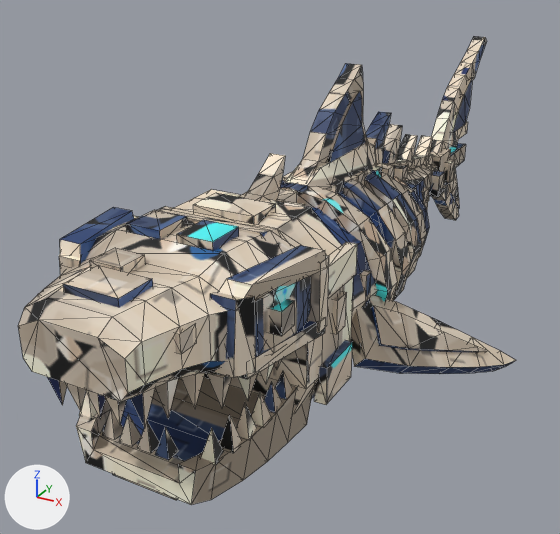
Two versions of the FBX model assets/SkeletalShark/fbx/SkeletalShark_Idle.fbx, one commit apart.
One viewpoint serves both versions: a 50 mm camera at (0.0504, -0.1208, 0.0668) aimed at (-0.0096, -0.0116, 0.0122). Every picture has the same lights, and +X, +Y and +Z are marked at lower left. The first picture is the older version. Mesh edges are drawn as thin lines. Where no turn or scale is listed for an object, it has been applied to the vertices. Vertices at exactly the same position are counted once.

In view in the first picture: 'SkeletalShark'.
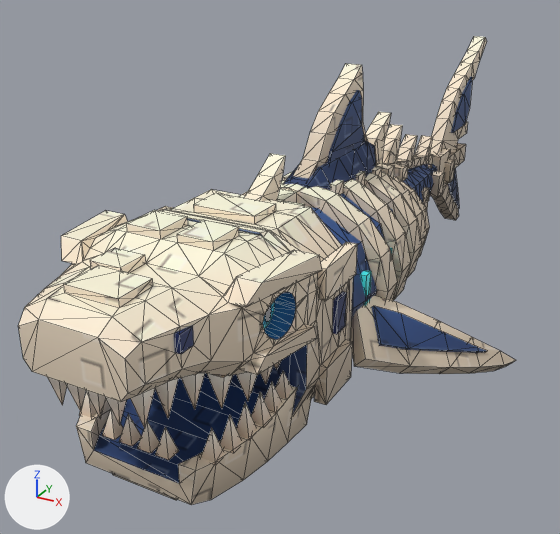
Changed parts and their boxes [x1, y1, x2, y2] in the pictures (560 x 534 px; the box of a moved part takes in the faces that stretch with it):
part 1 of me_skeletalshark, added (mostly hidden): after [263, 302, 274, 328]
part 2 of me_skeletalshark, added: after [265, 305, 271, 322]
part 3 of me_skeletalshark, deleted: before [270, 299, 295, 336]
part 4 of me_skeletalshark, moved or reshaped: before [59, 204, 353, 414]; after [47, 189, 353, 415]
part 5 of me_skeletalshark, surface changed: [18, 36, 516, 505] in both

The edits, one by one:
me_skeletalshark is used by ob_skeletalshark; location (0.0, 0.0, 0.0).
me_skeletalshark had 1726 vertices, 3026 faces and spanned x -0.0317..0.0317, y -0.072..0.0708, z 0.0003..0.0468.
me_skeletalshark now has 1931 vertices, 3534 faces and spans x -0.0317..0.0317, y -0.072..0.0708, z 0.0003..0.0468.
me_skeletalshark part 1: a new loose piece of 33 vertices spanning x 0.01..0.0121, y -0.0557..-0.0517, z 0.0254..0.0295, in mat_m_skeletalshark.
me_skeletalshark part 2: a new loose piece of 25 vertices spanning x 0.0118..0.0122, y -0.0543..-0.0531, z 0.0262..0.0286, in mat_m_skeletalshark.
me_skeletalshark part 3: the loose piece of 8 vertices spanning x 0.0126..0.0148, y -0.0556..-0.0526, z 0.0261..0.0291 is deleted.
me_skeletalshark part 4: 162 vertices removed from x -0.0154..0.0154, y -0.0684..-0.036, z 0.0146..0.0336; 267 vertices added at x -0.0154..0.0154, y -0.0684..-0.036, z 0.0133..0.0342.
me_skeletalshark part 5: 2535 kept faces spanning x -0.0317..0.0317, y -0.072..0.0708, z 0.0003..0.0468 get new texture (UV) coordinates.
Other edits to the shape of me_skeletalshark do not show in these pictures.
